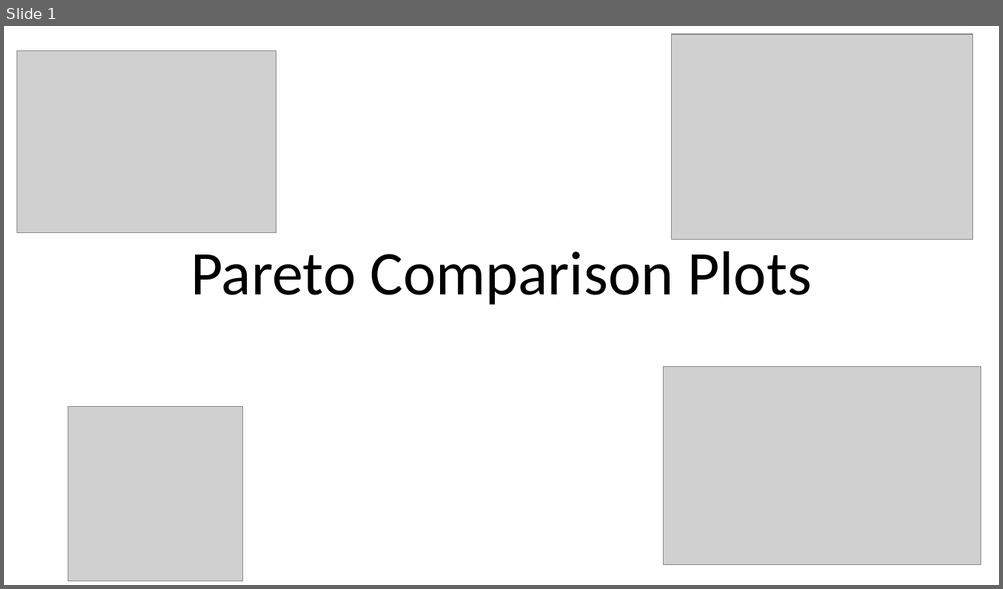
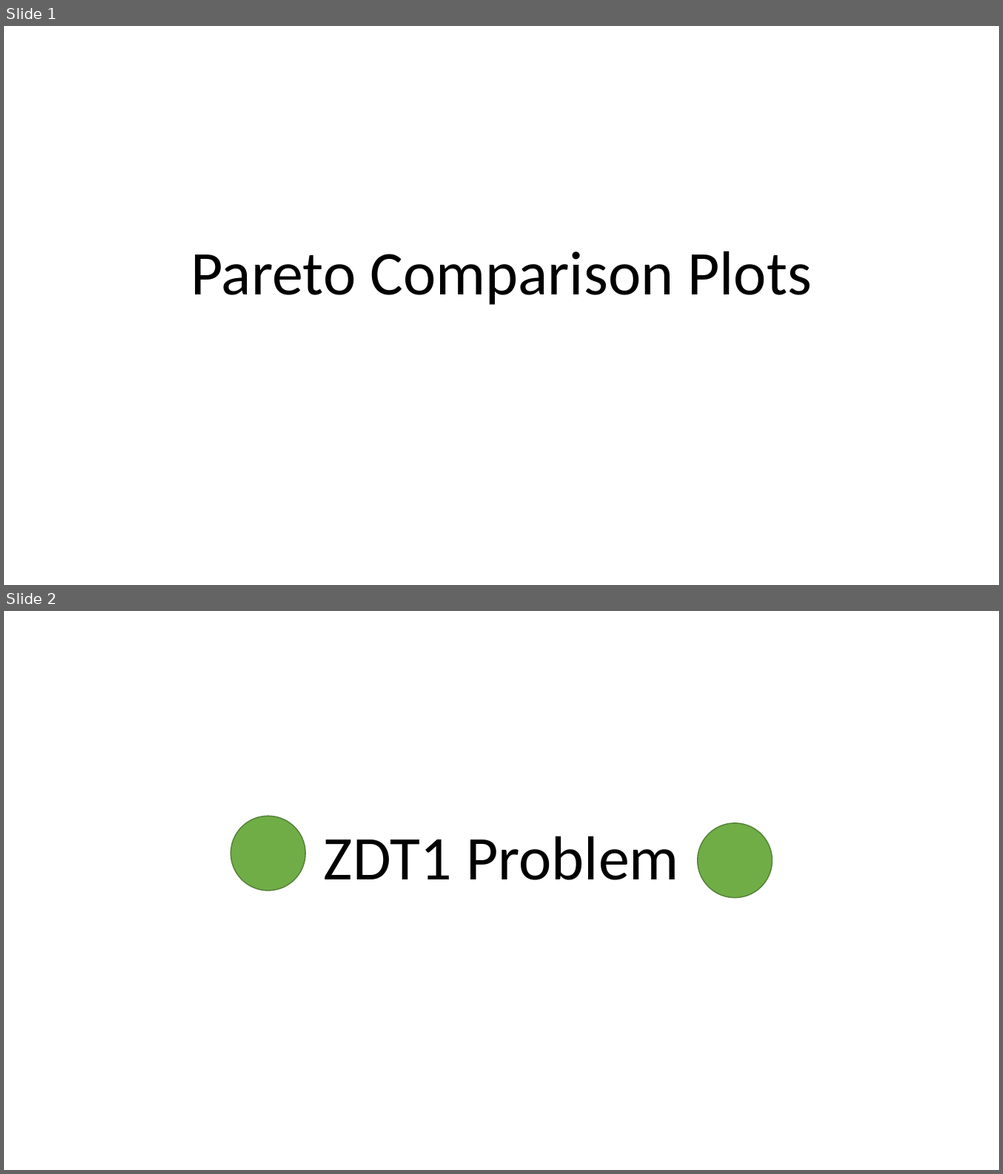
Before and after one commit to matthewmjw22/ENME625, a slide deck: Pareto Comparisons.pptx. Shown one above the other, each under a label of ours: slide 1 before the commit, slides 1 and 2 after it. The pictures are 1003x589 and 1003x1174 pixels, drawn with LibreOffice and Linux fonts; fonts in the diff are those of the drawing; grey boxes stand for pictures. Boxes give left, top, right and bottom in pixels: in the first picture for what was removed or moved away, otherwise in the second. Text is boxed around its words. In the diff, an @@ line names an element or a change of style, - is before the commit and + after.

```diff
--- a/Pareto Comparisons.pptx
+++ b/Pareto Comparisons.pptx
@@ slide 2 added at (4,611,999,1170), background #FFFFFF @@
@@ ellipse added at (231,816,305,891), fill #70AD47, outline #538035 1 pt @@
@@ ellipse added at (697,823,771,898), fill #70AD47, outline #538035 1 pt @@
@@ title added at (324,836,679,880), 60 pt, text #000000 @@
+ZDT1 Problem
@@ slide 1 changed as well @@
@@ picture removed at (671,34,973,239) @@
@@ picture removed at (17,50,276,232) @@
@@ picture removed at (663,367,981,565) @@
@@ picture removed at (68,406,243,581) @@
```
Also in this commit, not shown: 6 other slides changed, 14 other slides added, 13 other files.
